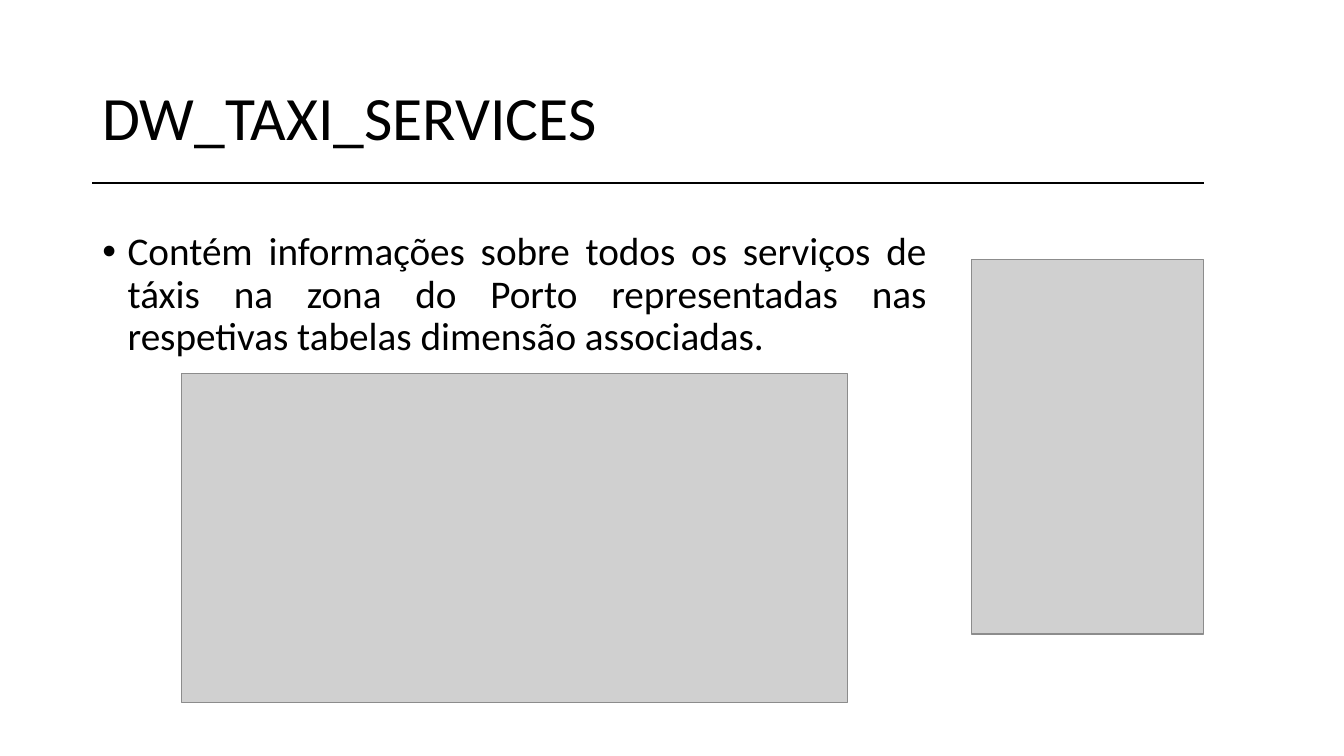
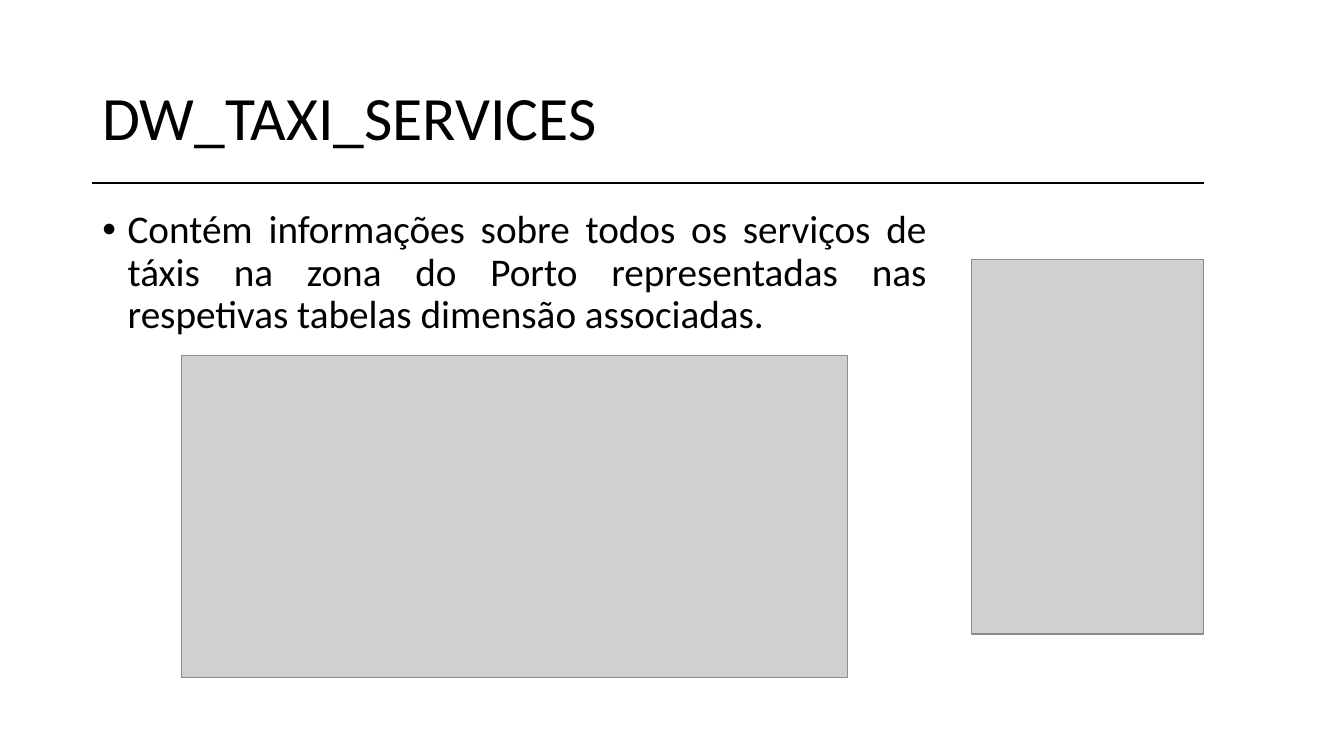
Before and after one commit to vanessa-silva/TABD-datawarehouse, a slide deck: slide 6 of Data-Warehouse.pptx. Drawn at 1344x756 pixels with LibreOffice and Linux fonts; fonts in the diff are those of the drawing; grey boxes stand for pictures; background and template pictures are left out. Boxes give left, top, right and bottom in pixels: in the first picture for what was removed or moved away, otherwise in the second. Text is boxed around its words. In the diff, an @@ line names an element or a change of style, - is before the commit and + after.

```diff
--- a/Data-Warehouse.pptx
+++ b/Data-Warehouse.pptx
@@ text "Contém informações sobre todos os ...": place and size @@
-text "Contém informações sobre todos os ..." at <box>128,237,927,357</box>
+text "Contém informações sobre todos os ..." at <box>128,215,927,335</box>
@@ picture: place and size @@
-picture at <box>182,374,848,703</box>
+picture at <box>182,356,848,678</box>
```
Also in this commit, not shown: 11 other slides changed, 1 slide added, 1 slide removed, 4 other files.
